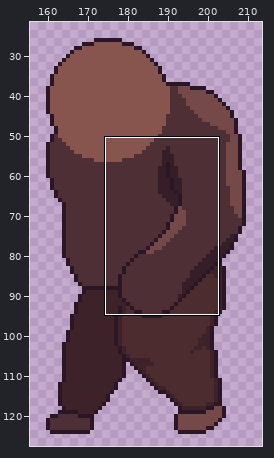
File history of a pixel-art file, Biogenesis_SNZA/Assets/Sprites/Enemies/Jabali/Jabalí.aseprite. Above, an overview of the earlier version with the close-up marked.
Close-up. First the earlier version:
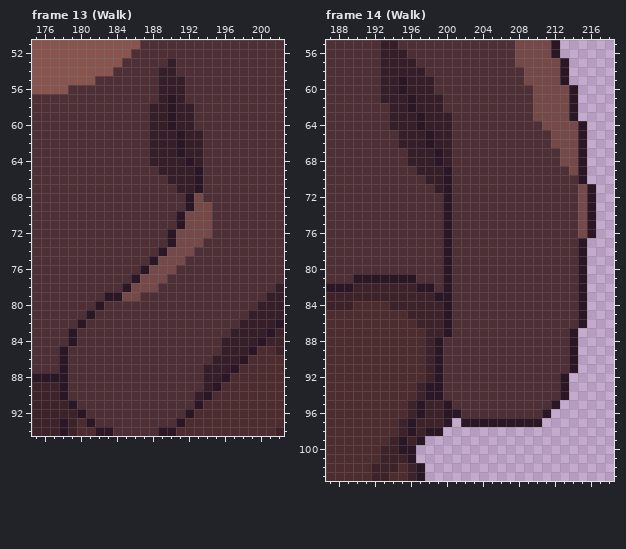
320x128 pixels, 46 frames. Colours within 5 levels of each other are drawn and written as one. Shown: frame 13 (Walk): x 175..202, y 51..94; frame 14 (Walk): x 187..218, y 55..103. The wide view leaves out empty margins. The commit also changed other frames or places, which this record leaves out.
The same view after the edit:
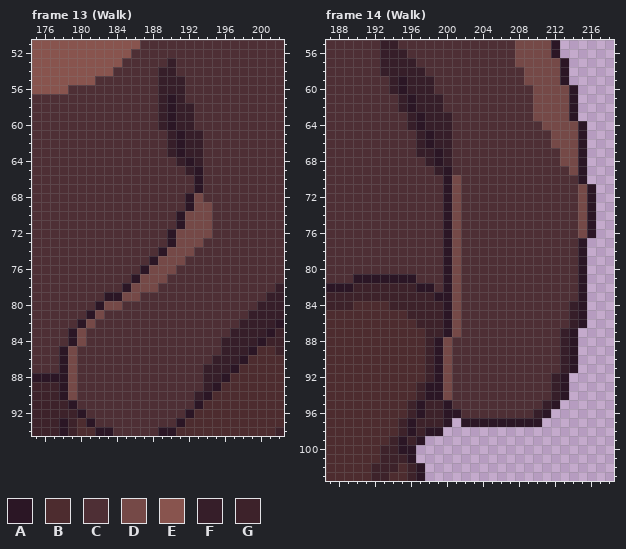
Palette (. is transparent): A #2b1625  B #4d2c2f  C #4e2f35  D #754947  E #88544e  F #361e29  G #3d222a
Edits made:
Frame 13 (Walk), layer "Jabalí":
y 58..60: x 188 F -> C
y 61..63: x 188..189 FF -> CC
y 64: x 188..190 FFF -> CCC
y 65: x 189..191 FFF -> CCC
y 66: x 190..192 FFF -> CCC
y 67: x 191..192 FF -> CC
y 80: x 183..184 CC -> DD
y 81: x 182 C -> D
y 82: x 181 C -> D
y 83..84: x 180 C -> D
y 85..90: x 179 C -> D
Frame 14 (Walk), layer "Jabalí":
y 59..60: x 193 F -> C
y 61: x 193..194 FF -> CC
y 62: x 194 F -> C
y 63..64: x 194..195 FF -> CC
y 65..66: x 195..196 FF -> CC
y 67: x 196 F -> C
y 68: x 196..197 FF -> CC
y 69: x 197..198 FF -> CC
y 70: x 198..199 FF -> CC; x 201 C -> D
y 71: x 199 F -> C; x 201 C -> D
y 72..83: x 201 C -> D
y 84..86: x 201 C -> D; x 214 C -> F
y 87: x 201 C -> D; x 213 C -> F
y 88..91: x 200 C -> D; x 213 C -> F
y 92..94: x 200 C -> D; x 212 C -> F
y 95: x 211 C -> F
y 96: x 210 C -> F
Changed places in both close-ups, as pixel boxes (x1, y1, x2, y2):
changed: (149, 103, 194, 193)
changed: (68, 301, 122, 400)
changed: (380, 76, 461, 400)
changed: (533, 301, 578, 418)
